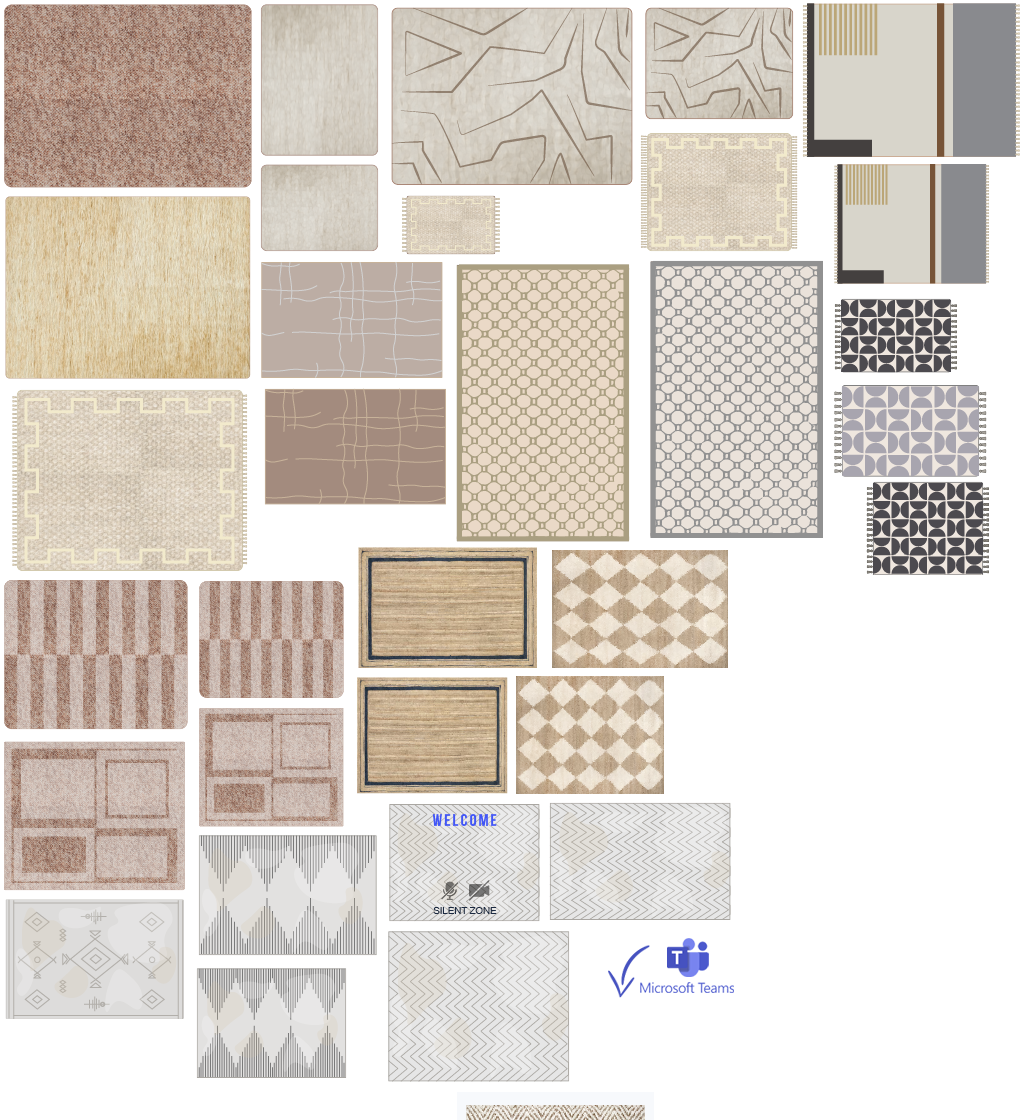
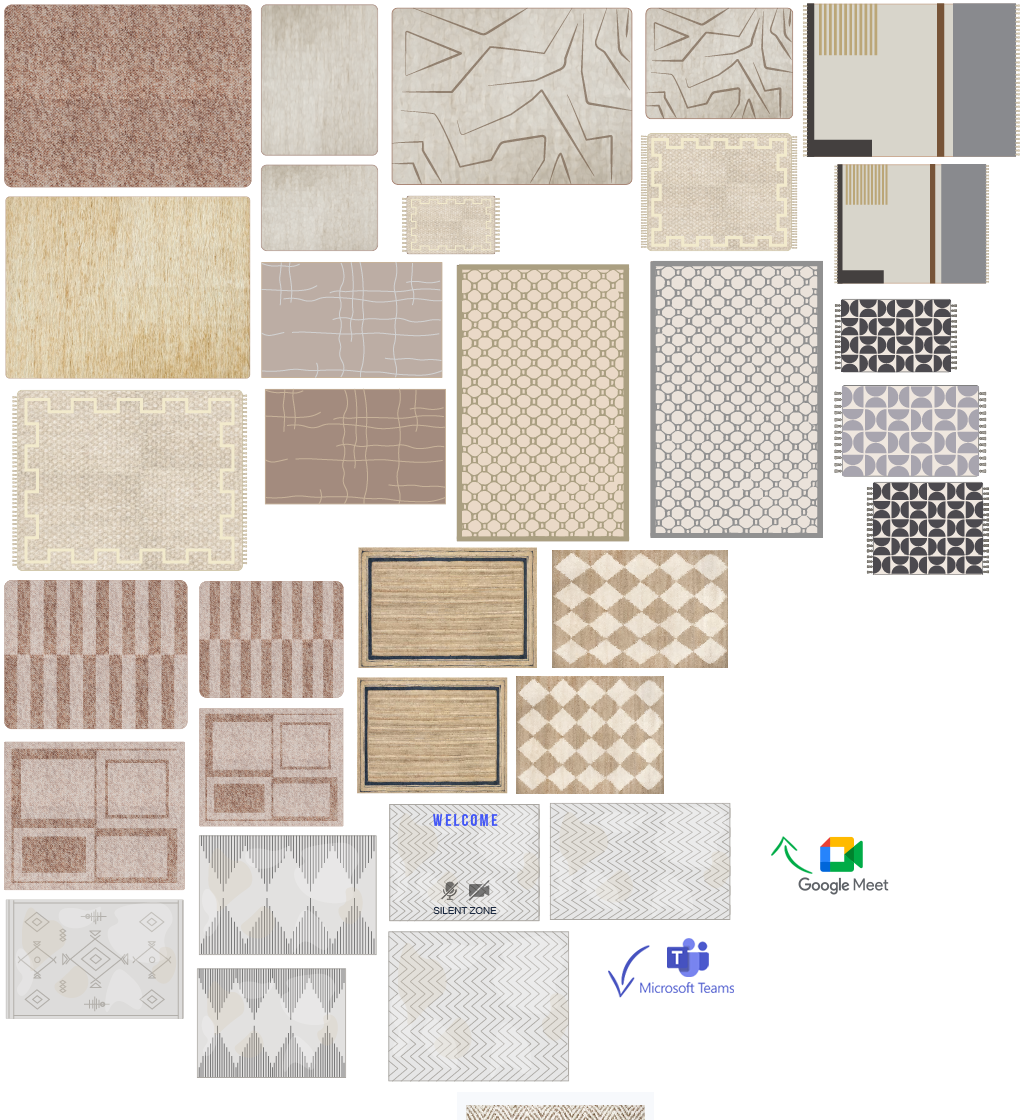
Layered file, before and after one edit (1023×1120). Changes by layer:
removed layer "WELCOME" over [432, 814, 497, 826]
added layer "Tapis Silent" above "Groupe 1" over [389, 804, 540, 922]
added layer "Google Meet" in group "Groupe 1" over [771, 836, 889, 895]